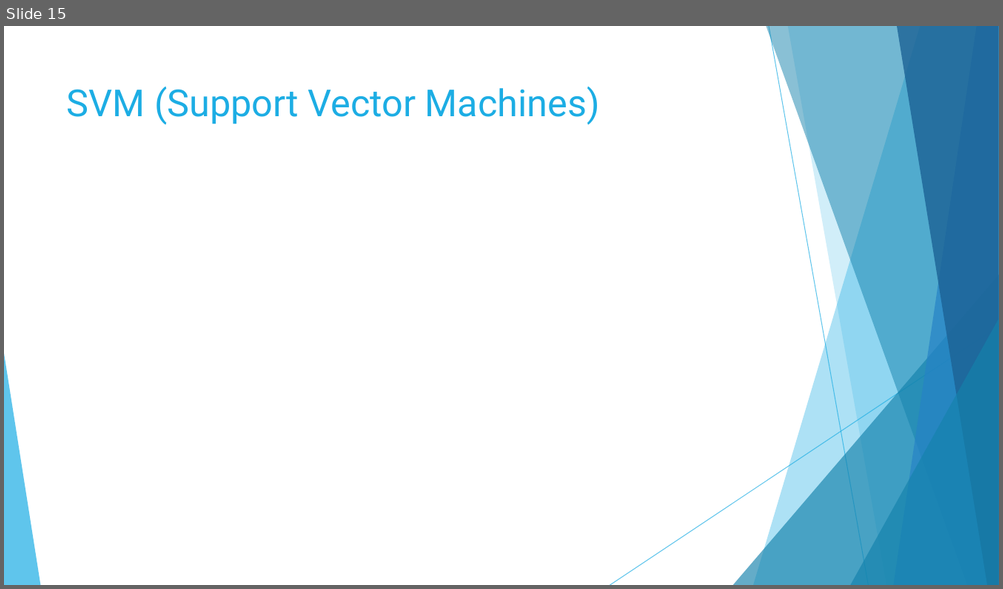
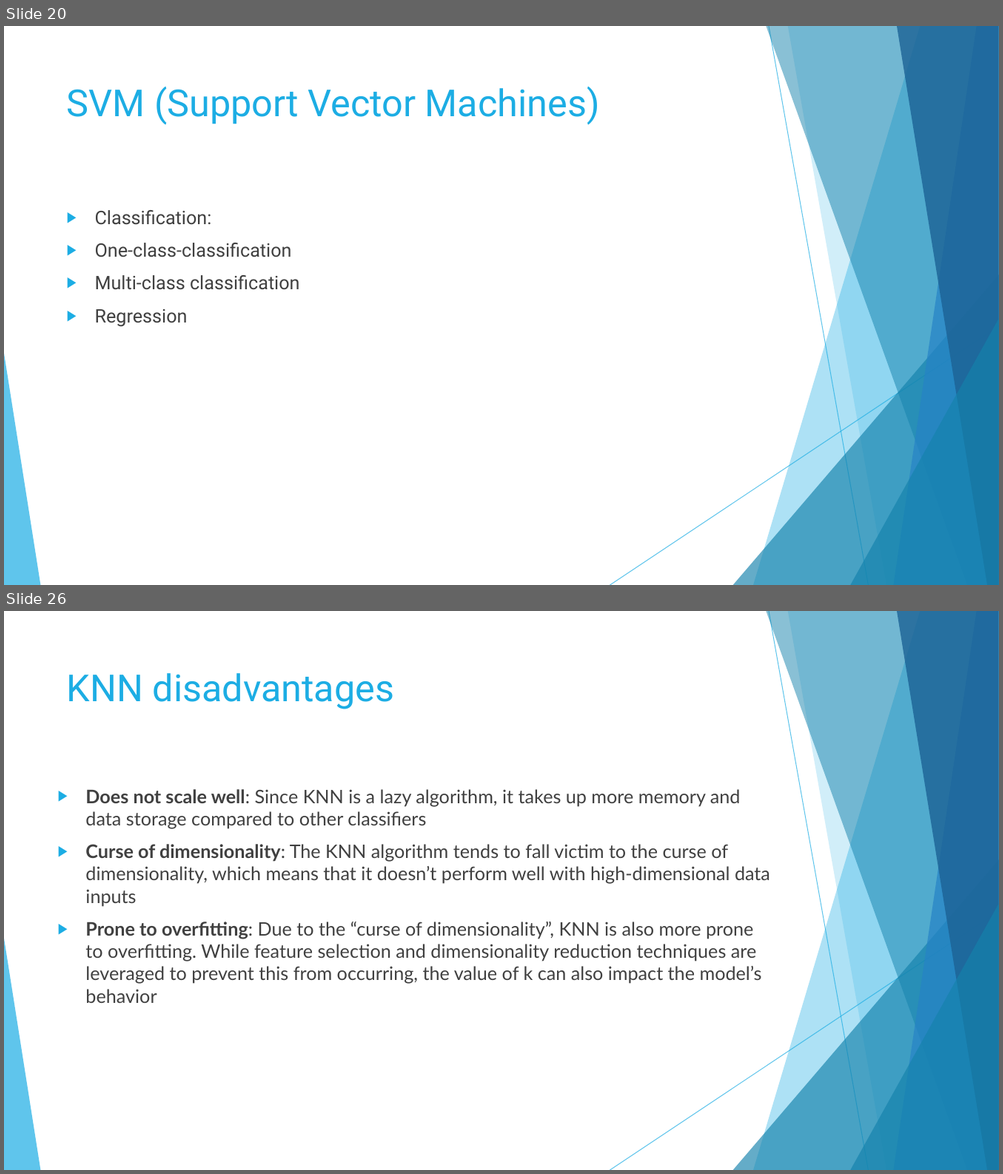
Before and after one commit to GabrielSantos33/Non-linear-regression, a slide deck: Non Linear regression.pptx. Shown one above the other, each under a label of ours: slide 15 before the commit, slides 20 and 26 after it; the slides between them are not shown. The pictures are 1003x589 and 1003x1174 pixels, drawn with LibreOffice and Linux fonts; fonts in the diff are those of the drawing. Boxes give left, top, right and bottom in pixels: in the first picture for what was removed or moved away, otherwise in the second. Text is boxed around its words. In the diff, an @@ line names an element or a change of style, - is before the commit and + after.

```diff
--- a/Non Linear regression.pptx
+++ b/Non Linear regression.pptx
@@ slide 26 added at (4, 611, 999, 1170), background #FFFFFF; not listed: 10 template elements that a slide beside it also shows @@
@@ title added at (67, 673, 394, 709), 36 pt, text #1CADE4 @@
+KNN disadvantages
@@ text added at (85, 789, 770, 1003), 18 pt, text #404040 @@
+▶ Does not scale well: Since KNN is a lazy algorithm, it takes up more memory and data storage compared to other classifiers
+▶ Curse of dimensionality: The KNN algorithm tends to fall victim to the curse of dimensionality, which means that it doesn’t perform well with high-dimensional data inputs
+▶ Prone to overfitting: Due to the “curse of dimensionality”, KNN is also more prone to overfitting. While feature selection and dimensionality reduction techniques are leveraged to prevent this from occurring, the value of k can also impact the model’s behavior
@@ what was slide 15 is now slide 20 @@
@@ slide 20 changed as well @@
@@ text added at (95, 210, 300, 327), 18 pt, text #404040 @@
+▶ Classification:
+▶ One-class-classification
+▶ Multi-class classification
+▶ Regression
```
Also in this commit, not shown: 6 other slides changed, 10 other slides added, 1 slide removed.
